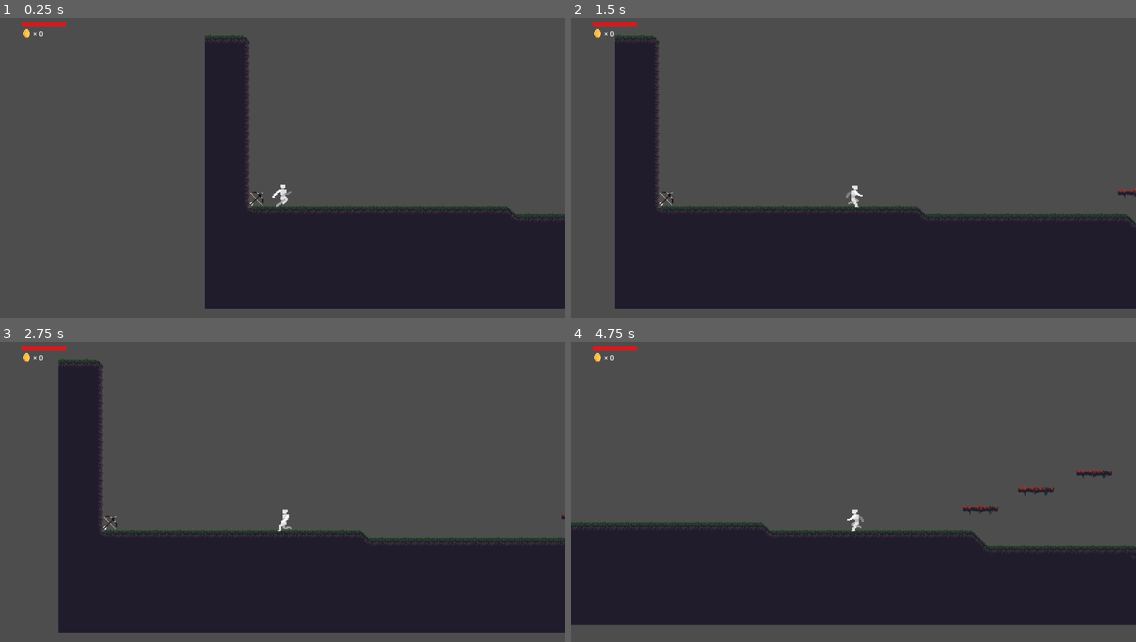
Above: before the commit, frames 1-4 (two rows, left to right).
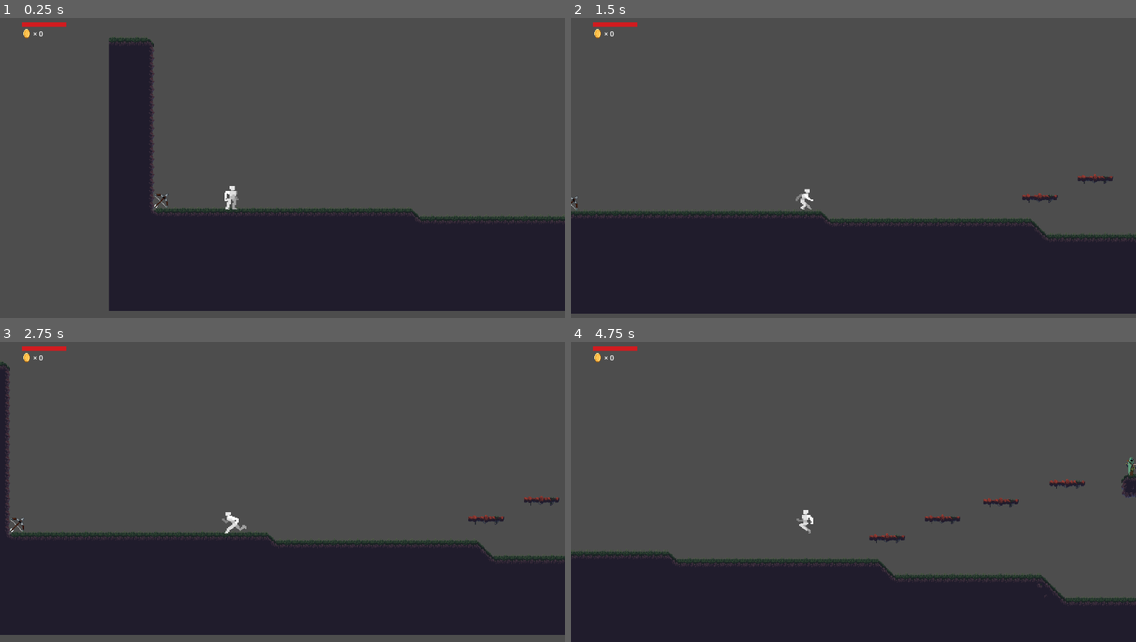
Above: after the commit, the same moments.

Repository: wedel2/pieklooo
Game: Godot game, scene res://Scenes/levels/level_03.tscn
Same seed, same stepped clock (60 frames per second), same inputs: the game is played once before the commit and once after it. This scene is started directly instead of the project's main scene.
Inputs (mouse positions are in pixels of both pictures, inside the frame that each line leads up to):
- Up to frame 1 (0.25 s): no input
- Up to frame 2 (1.5 s): move the mouse to (977, 144) at 0.52 s; hold D (move_right) from 0.53 s (still down); click (977, 144) at 0.6 s; tap Space (jump) at 0.77 s; move the mouse to (740, 174) at 1.27 s; tap E (interact) at 1.35 s
- Up to frame 3 (2.75 s): tap Space (jump) at 1.52 s; move the mouse to (339, 414) at 2.02 s; release D (move_right) at 2.03 s; hold Left (move_left) from 2.03 s (still down); click (339, 414) at 2.1 s
- Up to frame 4 (4.75 s): move the mouse to (825, 546) at 2.77 s; release Left (move_left) at 2.78 s; hold D (move_right) 2.78-4.28 s; tap E (interact) at 2.85, 4.35 s; tap Space (jump) at 3.02, 3.77, 4.52 s; move the mouse to (1023, 531) at 3.52 s; click (1023, 531) at 3.6 s; move the mouse to (684, 435) at 4.27 s; hold Left (move_left) from 4.28 s (still down)

The runs differ from the first frame. In frame 1, 17% of the frame differs, in the area x 19-100%, y 5-98%; in frame 2, 12%; in frame 3, 12%; in frame 4, 19%, in the area x 0-100%, y 38-100%.

Commit message:
Update level_03.tscn

Diff:
--- a/Scenes/levels/level_03.tscn
+++ b/Scenes/levels/level_03.tscn
@@ -57,20 +57,30 @@
 4:2/0 = 0
 4:2/0/physics_layer_0/polygon_0/points = PackedVector2Array(8, -8, 8, 8, -8, 8)
 5:2/0 = 0
+5:2/0/physics_layer_0/polygon_0/points = PackedVector2Array(-8, -8, 8, -8, 8, 8, -8, 8)
 6:2/0 = 0
+6:2/0/physics_layer_0/polygon_0/points = PackedVector2Array(-8, -8, 8, -8, 8, 8, -8, 8)
 7:2/0 = 0
+7:2/0/physics_layer_0/polygon_0/points = PackedVector2Array(-8, -8, 8, -8, 8, 8, -8, 8)
 8:2/0 = 0
+8:2/0/physics_layer_0/polygon_0/points = PackedVector2Array(-8, -8, 8, -8, 8, 8, -8, 8)
 9:2/0 = 0
+9:2/0/physics_layer_0/polygon_0/points = PackedVector2Array(-8, -8, 8, -8, 8, 8, -8, 8)
 10:2/0 = 0
 10:2/0/physics_layer_0/polygon_0/points = PackedVector2Array(-8, -8, 8, 8, -8, 8)
 11:2/0 = 0
 12:2/0 = 0
 12:2/0/physics_layer_0/polygon_0/points = PackedVector2Array(8, -8, 8, 8, -8, 8)
 13:2/0 = 0
+13:2/0/physics_layer_0/polygon_0/points = PackedVector2Array(-8, -8, 8, -8, 8, 8, -8, 8)
 14:2/0 = 0
+14:2/0/physics_layer_0/polygon_0/points = PackedVector2Array(-8, -8, 8, -8, 8, 8, -8, 8)
 15:2/0 = 0
+15:2/0/physics_layer_0/polygon_0/points = PackedVector2Array(-8, -8, 8, -8, 8, 8, -8, 8)
 16:2/0 = 0
+16:2/0/physics_layer_0/polygon_0/points = PackedVector2Array(-8, -8, 8, -8, 8, 8, -8, 8)
 17:2/0 = 0
+17:2/0/physics_layer_0/polygon_0/points = PackedVector2Array(-8, -8, 8, -8, 8, 8, -8, 8)
 18:2/0 = 0
 18:2/0/physics_layer_0/polygon_0/points = PackedVector2Array(-8, -8, 8, 8, -8, 8)
 0:3/0 = 0
@@ -80,10 +90,12 @@
 4:3/0 = 0
 4:3/0/physics_layer_0/polygon_0/points = PackedVector2Array(-8, -8, 8, -8, 8, 8, -8, 8)
 5:3/0 = 0
+5:3/0/physics_layer_0/polygon_0/points = PackedVector2Array(-8, -8, 8, -8, 8, 8, -8, 8)
 6:3/0 = 0
 7:3/0 = 0
 8:3/0 = 0
 9:3/0 = 0
+9:3/0/physics_layer_0/polygon_0/points = PackedVector2Array(-8, -8, 8, -8, 8, 8, -8, 8)
 10:3/0 = 0
 10:3/0/physics_layer_0/polygon_0/points = PackedVector2Array(-8, -8, 8, -8, 8, 8, -8, 8)
 11:3/0 = 0
@@ -91,10 +103,12 @@
 12:3/0 = 0
 12:3/0/physics_layer_0/polygon_0/points = PackedVector2Array(-8, -8, 8, -8, 8, 8, -8, 8)
 13:3/0 = 0
+13:3/0/physics_layer_0/polygon_0/points = PackedVector2Array(-8, -8, 8, -8, 8, 8, -8, 8)
 14:3/0 = 0
 15:3/0 = 0
 16:3/0 = 0
 17:3/0 = 0
+17:3/0/physics_layer_0/polygon_0/points = PackedVector2Array(-8, -8, 8, -8, 8, 8, -8, 8)
 18:3/0 = 0
 18:3/0/physics_layer_0/polygon_0/points = PackedVector2Array(-8, -8, 8, -8, 8, 8, -8, 8)
 0:4/0 = 0
@@ -103,19 +117,23 @@
 4:4/0 = 0
 4:4/0/physics_layer_0/polygon_0/points = PackedVector2Array(-8, -8, 8, -8, 8, 8, -8, 8)
 5:4/0 = 0
+5:4/0/physics_layer_0/polygon_0/points = PackedVector2Array(-8, -8, 8, -8, 8, 8, -8, 8)
 6:4/0 = 0
 7:4/0 = 0
 8:4/0 = 0
 9:4/0 = 0
+9:4/0/physics_layer_0/polygon_0/points = PackedVector2Array(-8, -8, 8, -8, 8, 8, -8, 8)
 10:4/0 = 0
 10:4/0/physics_layer_0/polygon_0/points = PackedVector2Array(-8, -8, 8, -8, 8, 8, -8, 8)
 12:4/0 = 0
 12:4/0/physics_layer_0/polygon_0/points = PackedVector2Array(-8, -8, 8, -8, 8, 8, -8, 8)
 13:4/0 = 0
+13:4/0/physics_layer_0/polygon_0/points = PackedVector2Array(-8, -8, 8, -8, 8, 8, -8, 8)
 14:4/0 = 0
 15:4/0 = 0
 16:4/0 = 0
 17:4/0 = 0
+17:4/0/physics_layer_0/polygon_0/points = PackedVector2Array(-8, -8, 8, -8, 8, 8, -8, 8)
 18:4/0 = 0
 18:4/0/physics_layer_0/polygon_0/points = PackedVector2Array(-8, -8, 8, -8, 8, 8, -8, 8)
 0:5/0 = 0
@@ -124,19 +142,29 @@
 4:5/0 = 0
 4:5/0/physics_layer_0/polygon_0/points = PackedVector2Array(-8, -8, 8, -8, 8, 8, -8, 8)
 5:5/0 = 0
+5:5/0/physics_layer_0/polygon_0/points = PackedVector2Array(-8, -8, 8, -8, 8, 8, -8, 8)
 6:5/0 = 0
+6:5/0/physics_layer_0/polygon_0/points = PackedVector2Array(-8, -8, 8, -8, 8, 8, -8, 8)
 7:5/0 = 0
+7:5/0/physics_layer_0/polygon_0/points = PackedVector2Array(-8, -8, 8, -8, 8, 8, -8, 8)
 8:5/0 = 0
+8:5/0/physics_layer_0/polygon_0/points = PackedVector2Array(-8, -8, 8, -8, 8, 8, -8, 8)
 9:5/0 = 0
+9:5/0/physics_layer_0/polygon_0/points = PackedVector2Array(-8, -8, 8, -8, 8, 8, -8, 8)
 10:5/0 = 0
 10:5/0/physics_layer_0/polygon_0/points = PackedVector2Array(-8, -8, 8, -8, 8, 8, -8, 8)
 12:5/0 = 0
 12:5/0/physics_layer_0/polygon_0/points = PackedVector2Array(-8, -8, 8, -8, 8, 8, -8, 8)
 13:5/0 = 0
+13:5/0/physics_layer_0/polygon_0/points = PackedVector2Array(-8, -8, 8, -8, 8, 8, -8, 8)
 14:5/0 = 0
+14:5/0/physics_layer_0/polygon_0/points = PackedVector2Array(-8, -8, 8, -8, 8, 8, -8, 8)
 15:5/0 = 0
+15:5/0/physics_layer_0/polygon_0/points = PackedVector2Array(-8, -8, 8, -8, 8, 8, -8, 8)
 16:5/0 = 0
+16:5/0/physics_layer_0/polygon_0/points = PackedVector2Array(-8, -8, 8, -8, 8, 8, -8, 8)
 17:5/0 = 0
+17:5/0/physics_layer_0/polygon_0/points = PackedVector2Array(-8, -8, 8, -8, 8, 8, -8, 8)
 18:5/0 = 0
 18:5/0/physics_layer_0/polygon_0/points = PackedVector2Array(-8, -8, 8, -8, 8, 8, -8, 8)
 0:6/0 = 0
@@ -449,13 +477,6 @@
 format = 2
 layer_0/tile_data = PackedInt32Array(-2, 917504, 0, 65534, 917504, 1, -1, 983040, 0, 65535, 983040, 1, -65536, 1048576, …(57676 unchanged characters)…
 
-[node name="Player" parent="." instance=ExtResource("3_cdk4a")]
-up_direction = Vector2(0.9998, -0.019996)
-
-[node name="Camera2D" type="Camera2D" parent="Player"]
-offset = Vector2(0, -100)
-zoom = Vector2(1.1, 1.1)
-
 [node name="Skeleton" parent="." instance=ExtResource("4_5lnqc")]
 position = Vector2(1624, 94)
 save_id = "skeleton1"
@@ -526,3 +547,11 @@
 position = Vector2(2867, 40)
 value = 10
 save_id = "coin6"
+
+[node name="Player" parent="." instance=ExtResource("3_cdk4a")]
+position = Vector2(93, -6)
+
+[node name="Camera2D" type="Camera2D" parent="Player"]
+position = Vector2(104, -5)
+offset = Vector2(0, -100)
+zoom = Vector2(1.1, 1.1)
